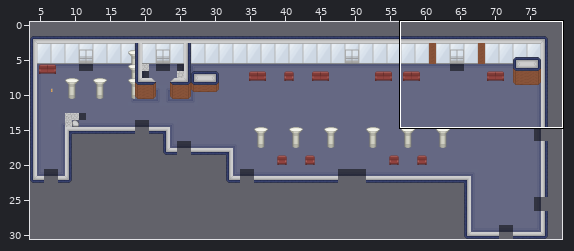
Level history. Tiled map (JSON): map/forum.json. Above, an overview of the earlier version with the close-up marked.
Close-up. As it was:
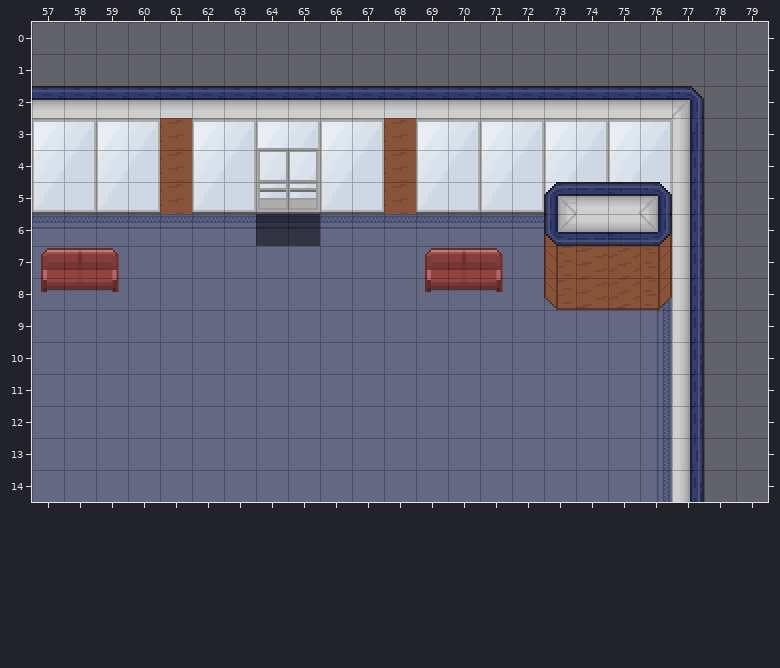
Cells are 48x48 px. Shown: x 57..79, y 0..14. The commit also changed other parts of the map, which this record leaves out. The commit also replaced the tileset; all pictures use the new one.
After:
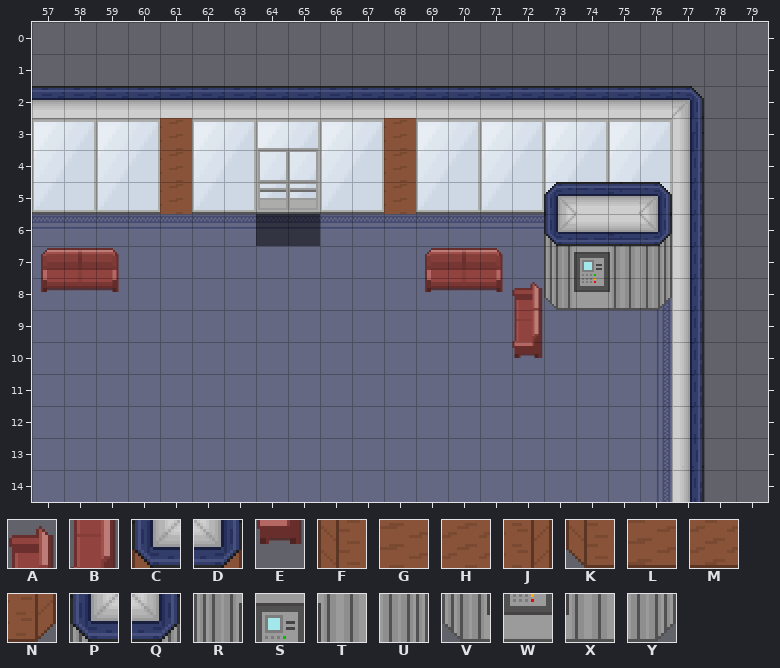
Key: from "tilesheet": A 235, B 255, C 260, D 264, E 275, F 280, G 281, H 283, J 284, K 300, L 301, M 303, N 304, P 322, Q 325, R 342, S 343, T 344, U 345, V 362, W 363, X 364, Y 365.
_ is an empty cell.
Difference:
Layer "Objets":
The author put tile A in row 8 at x 72.
The author put tile B in row 9 at x 72.
The author put tile E in row 10 at x 72.
Tile C becomes tile P in row 6 at x 73.
Tile D becomes tile Q in row 6 at x 76.
Tile F becomes tile R in row 7 at x 73.
Tile G becomes tile S in row 7 at x 74.
Tile H becomes tile T in row 7 at x 75.
Tile J becomes tile U in row 7 at x 76.
Tile K becomes tile V in row 8 at x 73.
Tile L becomes tile W in row 8 at x 74.
Tile M becomes tile X in row 8 at x 75.
Tile N becomes tile Y in row 8 at x 76.
Where, in picture pixels (left, top, right, bottom), the same in both close-ups:
changed: (512, 234, 672, 358)
